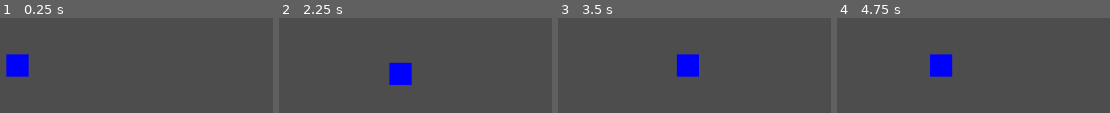
Above: before the commit, frames 1-4 (left to right).
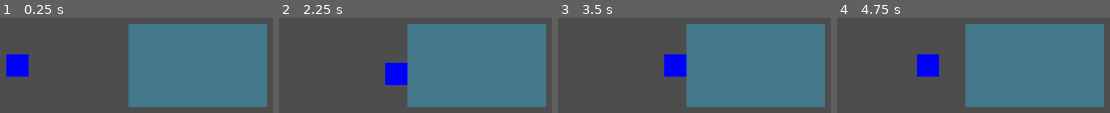
Above: after the commit, the same moments.

Repository: whelanworkmaster/cogs-and-catalysts
Game: Godot game, scene res://scenes/main.tscn
Same seed, same stepped clock (60 frames per second), same inputs: the game is played once before the commit and once after it. Before the commit the project starts from res://main.tscn.
Inputs:
- Up to frame 1 (0.25 s): no input
- Up to frame 2 (2.25 s): tap Enter at 0.5, 2 s; hold Right (ui_right) 0.53-1.28 s; tap Space at 1.25 s; hold Down (ui_down) 1.28-2.03 s; hold Right (ui_right) from 2.03 s (still down)
- Up to frame 3 (3.5 s): tap Space at 2.75 s; release Right (ui_right) at 2.78 s; hold Up (ui_up) from 2.78 s (still down)
- Up to frame 4 (4.75 s): tap Enter at 3.5 s; release Up (ui_up) at 3.53 s; hold Left (ui_left) from 3.53 s (still down)

The runs differ from the first frame. In frame 1, 44% of the frame differs, in the area x 46-98%, y 6-94%; in frame 2, 45%; in frame 3, 46%; in frame 4, 47%, in the area x 29-98%, y 6-94%.

Commit message:
Refactor project structure

Diff:
--- a/main.tscn
+++ /dev/null
@@ -1,20 +0,0 @@
-[gd_scene load_steps=2 format=3 uid="uid://b8x7y302a1c4e"]
-
-[ext_resource type="Script" path="res://player.gd" id="1_0k8m7"]
-
-[sub_resource type="RectangleShape2D" id="RectangleShape2D_1x8m7"]
-size = Vector2(32, 32)
-
-[node name="Main" type="Node2D"]
-
-[node name="Camera2D" type="Camera2D" parent="."]
-position = Vector2(0, 0)
-
-[node name="Player" type="CharacterBody2D" parent="."]
-position = Vector2(0, 0)
-script = ExtResource("1_0k8m7")
-
-[node name="Sprite2D" type="Sprite2D" parent="Player"]
-
-[node name="CollisionShape2D" type="CollisionShape2D" parent="Player"]
-shape = SubResource("RectangleShape2D_1x8m7")
--- a/player.tscn
+++ /dev/null
@@ -1,10 +0,0 @@
-[gd_scene format=3 uid="uid://b8x7y302a1c4d"]
-
-[ext_resource type="Script" path="res://player.gd" id="1_0k8m7"]
-
-[node name="Player" type="CharacterBody2D"]
-script = ExtResource("1_0k8m7")
-
-[node name="Sprite2D" type="Sprite2D" parent="."]
-
-[node name="CollisionShape2D" type="CollisionShape2D" parent="."]
--- a/project.godot
+++ b/project.godot
@@ -13,7 +13,7 @@
 config/name="CogsAndCatalyst"
 config/features=PackedStringArray("4.6", "Forward Plus")
 config/icon="res://icon.svg"
-run/main_scene="res://main.tscn"
+run/main_scene="res://scenes/main.tscn"
 
 [physics]
 
--- /dev/null
+++ b/scenes/main.tscn
@@ -0,0 +1,32 @@
+[gd_scene load_steps=4 format=3 uid="uid://b8x7y302a1c4e"]
+
+[ext_resource type="PackedScene" path="res://scenes/player.tscn" id="1_km6kn"]
+[ext_resource type="Script" path="res://scripts/world/elevation_area.gd" id="2_t3m6r"]
+
+[sub_resource type="RectangleShape2D" id="RectangleShape2D_elev_zone"]
+size = Vector2(200, 120)
+
+[node name="Main" type="Node2D"]
+
+[node name="Camera2D" type="Camera2D" parent="."]
+position = Vector2(0, 0)
+
+[node name="Player" parent="." instance=ExtResource("1_km6kn")]
+position = Vector2(0, 0)
+
+[node name="ElevationZone" type="Area2D" parent="."]
+position = Vector2(260, 0)
+script = ExtResource("2_t3m6r")
+elevation_level = 1
+
+[node name="ZoneVisual" type="Polygon2D" parent="ElevationZone"]
+color = Color(0.2, 0.8, 1, 0.35)
+polygon = PackedVector2Array(-100, -60, 100, -60, 100, 60, -100, 60)
+
+[node name="ElevationBlocker" type="StaticBody2D" parent="ElevationZone"]
+
+[node name="CollisionShape2D" type="CollisionShape2D" parent="ElevationZone/ElevationBlocker"]
+shape = SubResource("RectangleShape2D_elev_zone")
+
+[node name="CollisionShape2D" type="CollisionShape2D" parent="ElevationZone"]
+shape = SubResource("RectangleShape2D_elev_zone")
--- /dev/null
+++ b/scenes/player.tscn
@@ -0,0 +1,22 @@
+[gd_scene load_steps=3 format=3 uid="uid://d1k6rj0x6c2mj"]
+
+[ext_resource type="Script" path="res://scripts/player.gd" id="1_4gq3m"]
+
+[sub_resource type="RectangleShape2D" id="RectangleShape2D_1x8m7"]
+size = Vector2(32, 32)
+
+[sub_resource type="RectangleShape2D" id="RectangleShape2D_elev_detector"]
+size = Vector2(24, 24)
+
+[node name="Player" type="CharacterBody2D"]
+script = ExtResource("1_4gq3m")
+
+[node name="Sprite2D" type="Sprite2D" parent="."]
+
+[node name="CollisionShape2D" type="CollisionShape2D" parent="."]
+shape = SubResource("RectangleShape2D_1x8m7")
+
+[node name="ElevationDetector" type="Area2D" parent="."]
+
+[node name="CollisionShape2D" type="CollisionShape2D" parent="ElevationDetector"]
+shape = SubResource("RectangleShape2D_elev_detector")
--- a/player.gd
+++ b/scripts/player.gd
@@ -1,6 +1,8 @@
 extends CharacterBody2D
 
 class_name Player
+
+const ElevationArea = preload("res://scripts/world/elevation_area.gd")
 
 # Movement variables
 @export var speed: float = 750.0
@@ -12,6 +14,10 @@
 @export var move_ap_cost: int = 1
 @export var ap_regen_per_second: float = 2.0
 var ap_regen_accumulator: float = 0.0
+
+# Elevation tracking
+var current_elevation: int = 0
+@onready var elevation_detector: Area2D = $ElevationDetector
 
 # Movement vectors for 8-way isometric movement
 var movement_vectors = {
@@ -27,6 +33,8 @@
 
 func _ready():
 	print("Player initialized with ", current_ap, " AP")
+	elevation_detector.area_entered.connect(_on_elevation_area_entered)
+	elevation_detector.area_exited.connect(_on_elevation_area_exited)
 	# Create a basic visual representation
 	create_player_sprite()
 
@@ -112,3 +120,13 @@
 	color_rect.color = Color.BLUE
 	color_rect.position = Vector2(-16, -16)  # Center the rectangle
 	sprite.add_child(color_rect)
+
+func _on_elevation_area_entered(area: Area2D):
+	if area is ElevationArea:
+		current_elevation = area.elevation_level
+		print("Entered elevation ", current_elevation)
+
+func _on_elevation_area_exited(area: Area2D):
+	if area is ElevationArea and area.elevation_level == current_elevation:
+		current_elevation = 0
+		print("Exited elevation; now ", current_elevation)
--- /dev/null
+++ b/scripts/world/elevation_area.gd
@@ -0,0 +1,5 @@
+extends Area2D
+
+class_name ElevationArea
+
+@export var elevation_level: int = 0
Renamed: player.gd.uid -> scripts/player.gd.uid
Not shown, added: scripts/world/elevation_area.gd.uid
